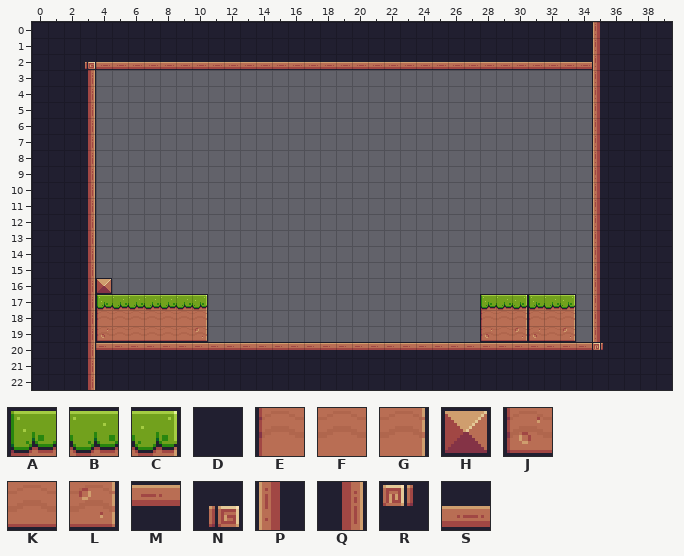
Tiled map -- assets/tiles/Level-01.tmx. The picture above was drawn from the file before the commit.
Cells are 16x16 px. Shown: x 0..39, y 0..22.
Key: from "BadAdventure": A 6, B 7, C 8, D 23, E 28, F 29, G 30, H 34, J 50, K 51, L 52, M 89, N 91, P 110, Q 112, R 114, S 133.
_ is an empty cell.
Layer "Tile Layer 1" before, first column x 0:
 0 DDDDDDDDDDDDDDDDDDDDDDDDDDDDDDDDDDDPDDDD
 1 DDDDDDDDDDDDDDDDDDDDDDDDDDDDDDDDDDDPDDDD
 2 DDDNSSSSSSSSSSSSSSSSSSSSSSSSSSSSSSSPDDDD
 3 DDDQ_______________________________PDDDD
 4 DDDQ_______________________________PDDDD
 5 DDDQ_______________________________PDDDD
 6 DDDQ_______________________________PDDDD
 7 DDDQ_______________________________PDDDD
 8 DDDQ_______________________________PDDDD
 9 DDDQ_______________________________PDDDD
10 DDDQ_______________________________PDDDD
11 DDDQ_______________________________PDDDD
12 DDDQ_______________________________PDDDD
13 DDDQ_______________________________PDDDD
14 DDDQ_______________________________PDDDD
15 DDDQ_______________________________PDDDD
16 DDDQH______________________________PDDDD
17 DDDQABBBBBC_________________ABCABC_PDDDD
18 DDDQEFFFFFG_________________EFGEFG_PDDDD
19 DDDQJKKKKKL_________________JKLJKL_PDDDD
20 DDDQMMMMMMMMMMMMMMMMMMMMMMMMMMMMMMMRDDDD
21 DDDQDDDDDDDDDDDDDDDDDDDDDDDDDDDDDDDDDDDD
22 DDDQDDDDDDDDDDDDDDDDDDDDDDDDDDDDDDDDDDDD
Once edited:
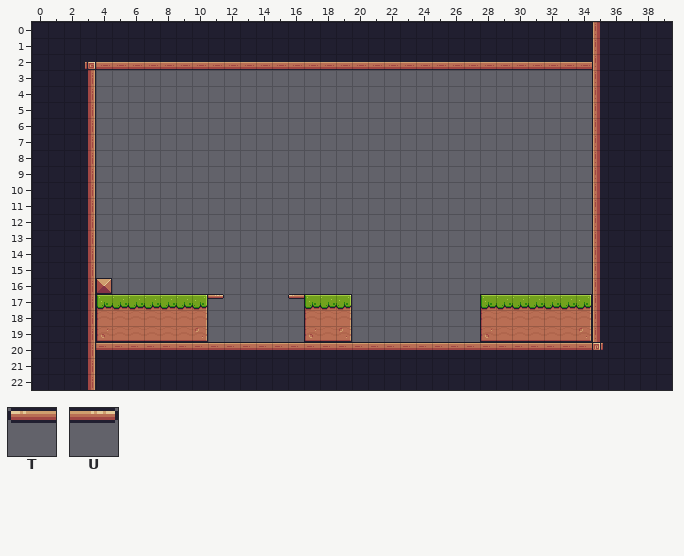
Further tiles: from "BadAdventure": T 39, U 41.
Diff:
Layer "Tile Layer 1":
y 17: x 11 _ -> U; x 16..19 ____ -> TABC; x 30..31 CA -> BB; x 33..34 C_ -> BC
y 18: x 17..19 ___ -> EFG; x 30..31 GE -> FF; x 33..34 G_ -> FG
y 19: x 17..19 ___ -> JKL; x 30..31 LJ -> KK; x 33..34 L_ -> KL
Boxes around the changes in both pictures, in picture pixels (x1, y1, x2, y2):
added: (208, 294, 224, 299)
added: (288, 294, 352, 342)
changed: (513, 295, 543, 341)
changed: (561, 294, 592, 342)
